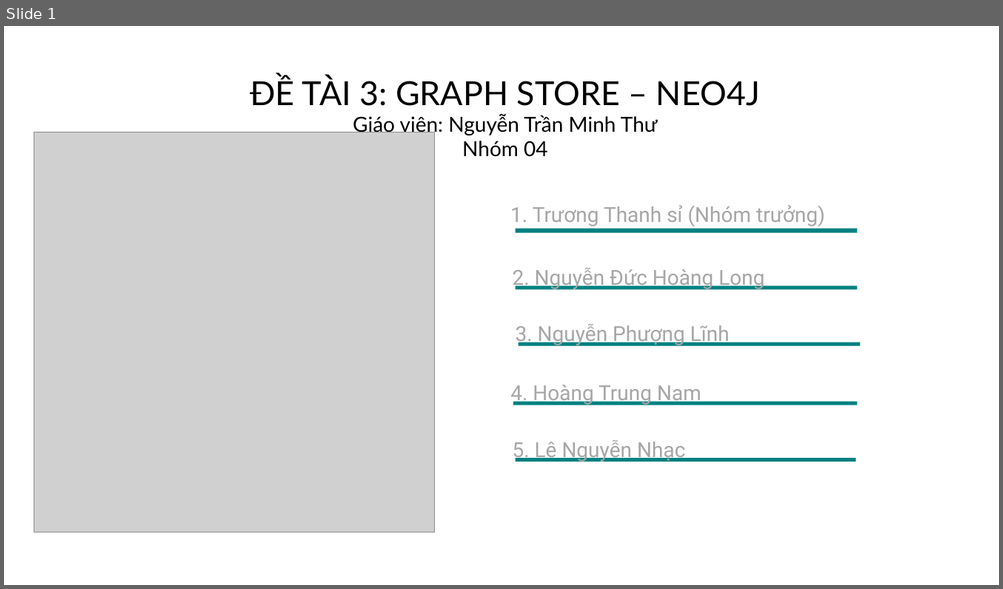
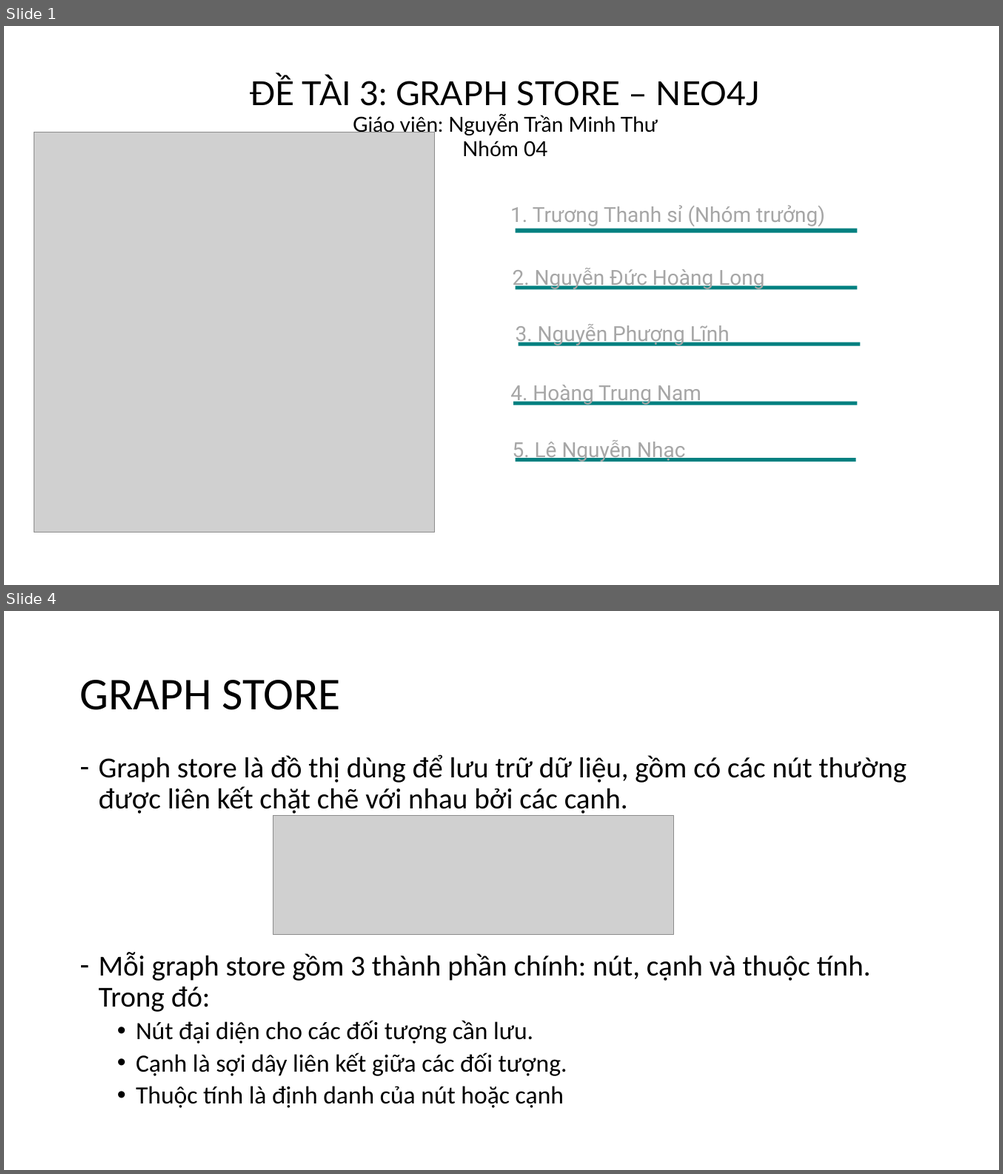
Before and after one commit to NguyenDucHoangLong/Group_4_HTTTHD, a slide deck: Document/Seminar/Slide/Slide_Nhóm 4.pptx. Shown one above the other, each under a label of ours: slide 1 before the commit, slides 1 and 4 after it; the slides between them are not shown. The pictures are 1003x589 and 1003x1174 pixels, drawn with LibreOffice and Linux fonts; fonts in the diff are those of the drawing; grey boxes stand for pictures. Boxes give left, top, right and bottom in pixels: in the first picture for what was removed or moved away, otherwise in the second. Text is boxed around its words. In the diff, an @@ line names an element or a change of style, - is before the commit and + after.

Commit message:
graph store chưa xong

```diff
--- a/Document/Seminar/Slide/Slide_Nhóm 4.pptx
+++ b/Document/Seminar/Slide/Slide_Nhóm 4.pptx
@@ slide 4 added at (4,611,999,1170), background #FFFFFF @@
@@ title added at (79,680,340,710), 44 pt, text #000000 @@
+GRAPH STORE
@@ text added at (99,755,907,1108), 28 pt, text #000000 @@
+– Graph store là đồ thị dùng để lưu trữ dữ liệu, gồm có các nút thường được liên kết chặt chẽ với nhau bởi các cạnh.
+– Mỗi graph store gồm 3 thành phần chính: nút, cạnh và thuộc tính. Trong đó:
+  • Nút đại diện cho các đối tượng cần lưu.
+  • Cạnh là sợi dây liên kết giữa các đối tượng.
+  • Thuộc tính là định danh của nút hoặc cạnh
@@ picture added at (273,816,673,935) @@
```
Also in this commit, not shown: 1 slide changed, 8 other slides added, 1 slide removed.
